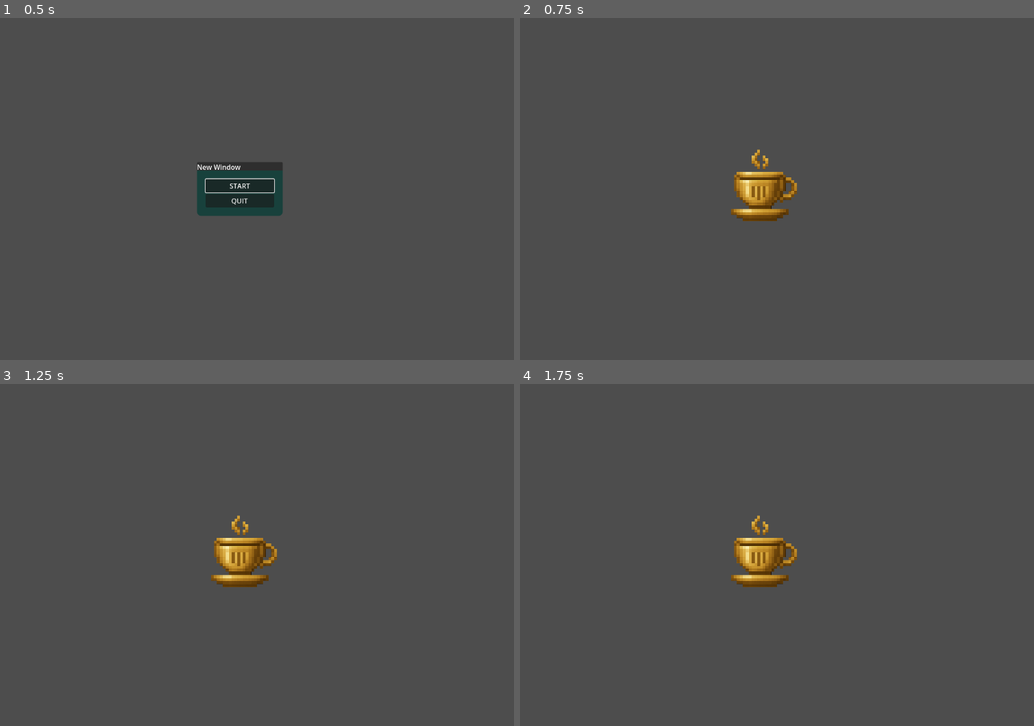
Above: before the commit, frames 1-4 (two rows, left to right).
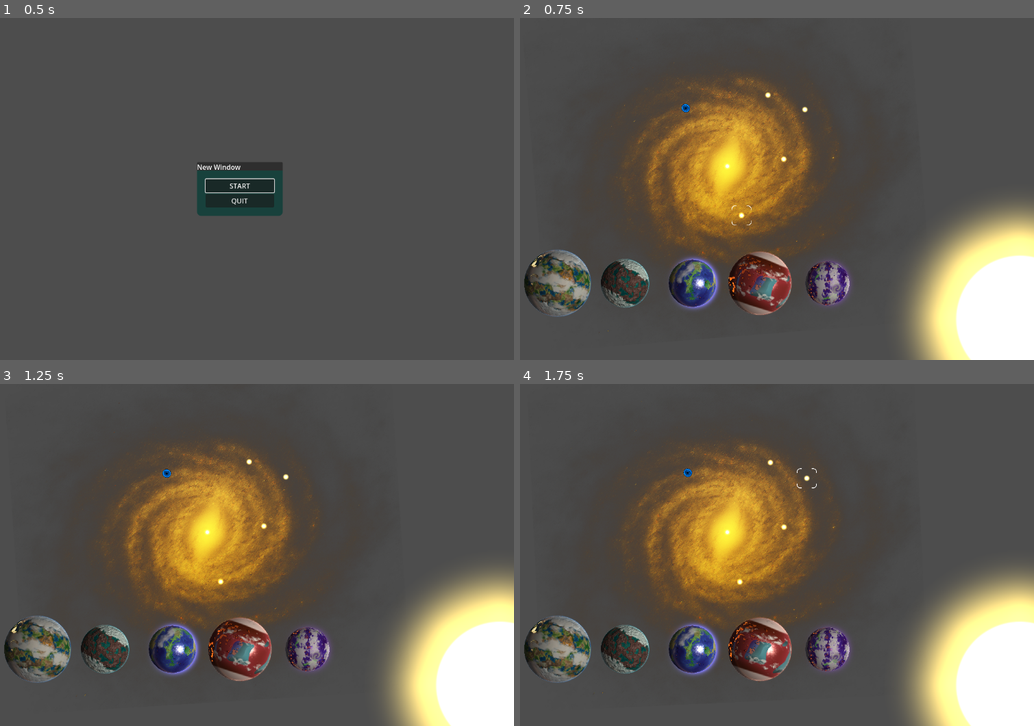
Above: after the commit, the same moments.

Repository: bwawrik/planet_storm
Game: Godot game, scene res://SCENES/LAUNCHER.tscn
Two runs of this game, one before a commit and one after it. Both use one fixed random seed, a clock stepped at 60 frames per second and the inputs below.
Inputs (mouse positions are in pixels of both pictures, inside the frame that each line leads up to):
- Up to frame 1 (0.5 s): no input
- Up to frame 2 (0.75 s): click "START" at 0.5 s
- Up to frame 3 (1.25 s): no input
- Up to frame 4 (1.75 s): tap Enter (ui_accept) at 1.25, 1.52 s; move the mouse to (879, 537) at 1.27 s; hold D (right) from 1.28 s (still down); click (879, 537) at 1.42 s

Frame 1 is identical in both runs. In frame 2, 31% of the frame differs, in the area x 0-100%, y 15-100%; in frame 3, 31%; in frame 4, 31%.

Commit message:
start scene

Diff:
--- a/SCENES/SCENEMANAGER/SceneManager.tscn
+++ b/SCENES/SCENEMANAGER/SceneManager.tscn
@@ -1,6 +1,6 @@
-[gd_scene load_steps=2 format=3 uid="uid://cqsyh52vbv7ii"]
+[gd_scene format=3 uid="uid://cqsyh52vbv7ii"]
 
 [ext_resource type="Script" uid="uid://ed065n1leueq" path="res://SCENES/SCENEMANAGER/scene_manager.gd" id="1_upc12"]
 
-[node name="SceneManager" type="Node"]
+[node name="SceneManager" type="Node" unique_id=1866156838]
 script = ExtResource("1_upc12")
--- a/SCENES/SCENEMANAGER/scene_manager.gd
+++ b/SCENES/SCENEMANAGER/scene_manager.gd
@@ -13,7 +13,7 @@
 	if current_scene:
 		current_scene.queue_free()
 	if scene_path == "Main Menu": scene_path = "res://SCENES/MENU.tscn"
-	if scene_path == "Start Game": scene_path = "res://SCENES/level1_decoy.tscn"
+	if scene_path == "Start Game": scene_path ="res://SCENES/MAIN/LEVEL_1.tscn"
 
 	var new_scene = load(scene_path).instantiate()
 	$".".add_child(new_scene)
--- a/project.godot
+++ b/project.godot
@@ -32,6 +32,7 @@
 
 window/size/viewport_width=1280
 window/size/viewport_height=800
+window/size/mode=2
 window/stretch/aspect="keep_height"
 window/stretch/scale_mode="integer"
 window/vsync/vsync_mode=2
Renamed: SCENES/MAIN/node_2d.tscn -> SCENES/MAIN/LEVEL_1.tscn
